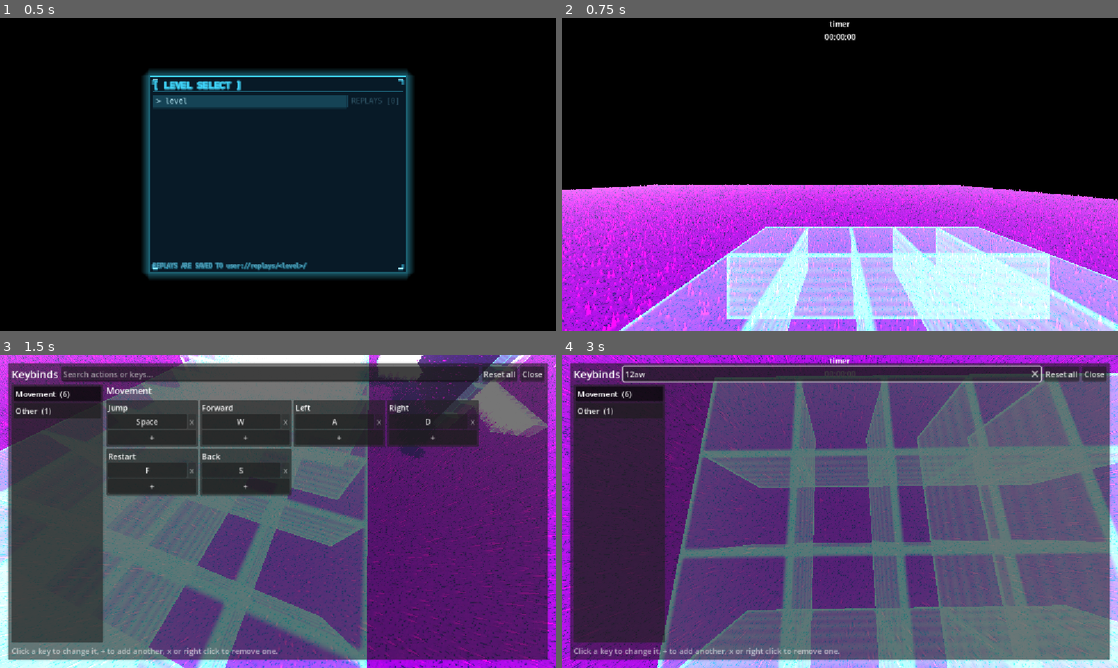
Above: before the commit, frames 1-4 (two rows, left to right).
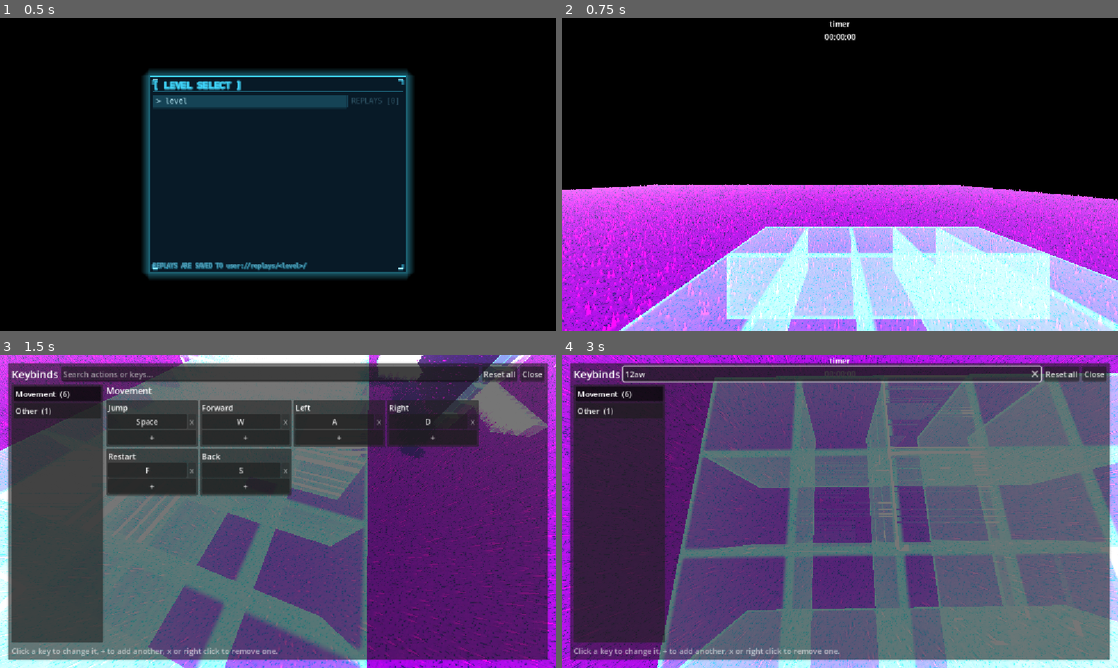
Above: after the commit, the same moments.

Repository: rsa17826/srtest
Game: Godot game, scene res://scenes/level-select/level-select.tscn
The game is run twice, just before and just after one commit, with the same random seed, the same clock (stepped at 60 frames per second) and the same inputs.
Inputs (mouse positions are in pixels of both pictures, inside the frame that each line leads up to):
- Up to frame 1 (0.5 s): no input
- Up to frame 2 (0.75 s): click "> level" at 0.5 s
- Up to frame 3 (1.5 s): tap Enter (ui_accept) at 1.25 s; move the mouse to (400, 495) at 1.27 s; hold D (right) from 1.28 s (still down); tap ` (show_keybinds) at 1.35 s; click (400, 495) at 1.42 s
- Up to frame 4 (3 s): tap Space (jump) at 1.52 s; release D (right) at 2 s; click (834, 373) at 2.02 s; type "12" at 2.1 s; tap A (left) at 2.75 s; move the mouse to (812, 511) at 2.77 s; hold W (forward) from 2.78 s (still down); tap Ctrl at 2.85 s

Frame 1 is identical in both runs. In frame 2, 12% of the frame differs, in the area x 11-100%, y 67-100%; in frame 3, 1.3%; in frame 4, 2.1%.

Commit message:
NO MESSAGE SET

Diff:
--- /dev/null
+++ b/gridmap/speed zone/main.tscn
@@ -0,0 +1,40 @@
+[gd_scene format=3 uid="uid://dm0etmn5y46wf"]
+
+[ext_resource type="Shader" uid="uid://bpnhxqtcofqqf" path="res://shaders/spiky-floor.gdshader" id="1_m7ut7"]
+
+[sub_resource type="ShaderMaterial" id="ShaderMaterial_m712a"]
+render_priority = 0
+shader = ExtResource("1_m7ut7")
+shader_parameter/base_color = Color(0.3705979, 0.0003571783, 0.4499616, 1)
+shader_parameter/glow_color = Color(0.22824928, 8.700837e-05, 0.26187387, 1)
+shader_parameter/rim_power = 4.0
+shader_parameter/rim_strength = 0.3
+shader_parameter/tip_glow = 100.0
+shader_parameter/spike_density = 9.58
+shader_parameter/spike_width = 0.265
+shader_parameter/spike_height = 0.98
+shader_parameter/spike_sharpness = 5.095
+shader_parameter/jitter = 0.8
+shader_parameter/height_variation = 1.0
+shader_parameter/pulse_speed = 8.0
+shader_parameter/pulse_amount = 0.10000000475
+
+[sub_resource type="BoxMesh" id="BoxMesh_5rmfp"]
+material = SubResource("ShaderMaterial_m712a")
+subdivide_width = 48
+subdivide_height = 48
+subdivide_depth = 48
+
+[sub_resource type="BoxShape3D" id="BoxShape3D_3vsbx"]
+
+[node name="spiky floor" type="Node3D" unique_id=818926986]
+
+[node name="MeshInstance3D" type="MeshInstance3D" parent="." unique_id=1224317292]
+mesh = SubResource("BoxMesh_5rmfp")
+metadata/_edit_lock_ = true
+
+[node name="StaticBody3D2" type="StaticBody3D" parent="MeshInstance3D" unique_id=1296955096]
+
+[node name="CollisionShape3D" type="CollisionShape3D" parent="MeshInstance3D/StaticBody3D2" unique_id=151750376]
+shape = SubResource("BoxShape3D_3vsbx")
+metadata/_edit_lock_ = true
--- a/shaders/hologram.gdshader
+++ b/shaders/hologram.gdshader
@@ -25,10 +25,19 @@
 
 group_uniforms instability;
 uniform float flicker : hint_range(0.0, 1.0) = 0.12;
-uniform float glitch : hint_range(0.0, 0.2) = 0.04;       // sideways tear when the band passes
+
+group_uniforms glitch;
+uniform float glitch_rate = 6.0;                          // glitch checks per second
+uniform float glitch_chance : hint_range(0.0, 1.0) = 0.25; // chance a block glitches on a check
+uniform float glitch_rows = 24.0;                         // glitch rows per world unit of height
+uniform float glitch_row_chance : hint_range(0.0, 1.0) = 0.3; // share of rows that slide while glitching
+uniform float glitch_shift : hint_range(0.0, 0.5) = 0.18; // max sideways slide, in block units
+uniform float glitch_split : hint_range(0.0, 0.1) = 0.02; // horizontal colour fringe on slid rows
 
 varying vec3 lpos;
+varying vec3 lnrm;
 varying vec3 wpos;
+varying float g; // 1 at the start of a block's glitch burst, decaying to 0
 
 float hash(float n) {
   return fract(sin(n * 127.1) * 43758.5453);
@@ -40,37 +49,60 @@
 
 void vertex() {
   lpos = VERTEX;
-  vec3 w = (MODEL_MATRIX * vec4(VERTEX, 1.0)).xyz;
-  wpos = w;
-  // tear: vertices inside the sweep band slide sideways in a hash-based direction
-  float b = band_at(w.y);
-  float in_band = smoothstep(0.0, 0.03, b) * (1.0 - smoothstep(0.03, 0.06, b));
-  float tick = floor(TIME * 12.0);
-  VERTEX.x += (hash(tick) - 0.5) * 2.0 * glitch * in_band;
+  lnrm = NORMAL;
+  vec3 origin = MODEL_MATRIX[3].xyz; // same for every vertex of this block
+  float tick = floor(TIME * glitch_rate);
+  float id = dot(floor(origin), vec3(1.0, 57.0, 113.0));
+  float fire = step(1.0 - glitch_chance, hash(tick + id));
+  g = fire * pow(1.0 - fract(TIME * glitch_rate), 3.0);
+  wpos = (MODEL_MATRIX * vec4(VERTEX, 1.0)).xyz;
+}
+
+// edges + scanlines + sweep, evaluated at a (possibly displaced) position
+float pattern(vec3 lp, vec3 wp) {
+  vec3 n = smoothstep(half_size - edge_width, half_size, abs(lp));
+  float edge = clamp(n.x * n.y + n.y * n.z + n.x * n.z, 0.0, 1.0);
+
+  float scan = 0.5 + 0.5 * sin(wp.y * scan_density * 6.2831853 / 6.0 - TIME * scan_speed * 6.2831853);
+  scan = mix(1.0, scan, scan_strength);
+  float b = band_at(wp.y);
+  float sweep = smoothstep(0.0, 0.02, b) * pow(1.0 - b, 6.0) * sweep_strength;
+
+  return (edge * edge_strength + sweep) * scan;
 }
 
 void fragment() {
-  // fresnel rim
   float fres = pow(1.0 - clamp(dot(normalize(NORMAL), normalize(VIEW)), 0.0, 1.0), rim_power);
 
-  // cube edges: bright where two faces' borders meet
-  vec3 n = smoothstep(half_size - edge_width, half_size, abs(lpos));
-  float edge = clamp(n.x * n.y + n.y * n.z + n.x * n.z, 0.0, 1.0);
+  // glitch: some horizontal rows of this face slide sideways, along the face (never in/out)
+  float tick = floor(TIME * glitch_rate);
+  float row = floor(wpos.y * glitch_rows);
+  float slides = step(0.02, g) * step(1.0 - glitch_row_chance, hash(row * 3.7 + tick * 17.0 + dot(floor(MODEL_MATRIX[3].xyz), vec3(1.0, 57.0, 113.0))));
+  float amount = (hash(row + tick * 31.0) - 0.5) * 2.0 * glitch_shift * slides;
 
-  // scanlines + travelling sweep band (world space)
-  float scan = 0.5 + 0.5 * sin(wpos.y * scan_density * 6.2831853 / 6.0 - TIME * scan_speed * 6.2831853);
-  scan = mix(1.0, scan, scan_strength);
-  float b = band_at(wpos.y);
-  float sweep = smoothstep(0.0, 0.02, b) * pow(1.0 - b, 6.0) * sweep_strength;
+  vec3 nrm = normalize(lnrm);
+  vec3 tang = cross(vec3(0.0, 1.0, 0.0), nrm);
+  tang = length(tang) < 0.01 ? vec3(1.0, 0.0, 0.0) : normalize(tang); // top / bottom faces
 
-  // flicker: fast low-amplitude noise plus an occasional brief dip
-  float tick = floor(TIME * 30.0);
-  float f = 1.0 - flicker * hash(tick);
+  // slide along the tangent and wrap inside the block so lines don't run off the face
+  float along = dot(lpos, tang);
+  float moved = mod(along + amount + half_size, 2.0 * half_size) - half_size;
+  vec3 lp = lpos + tang * (moved - along);
+
+  float p0 = pattern(lp, wpos);
+  float p1 = pattern(lp + tang * glitch_split, wpos); // colour fringe, sideways only
+  float p2 = pattern(lp - tang * glitch_split, wpos);
+  float fringe = slides;
+
+  float f = 1.0 - flicker * hash(floor(TIME * 30.0));
   f *= 1.0 - 0.5 * step(0.985, hash(floor(TIME * 6.0) + 7.0));
 
-  float glow = base_alpha + fres * rim_strength + edge * edge_strength + sweep;
-  glow *= scan * f * intensity;
+  float body = base_alpha + fres * rim_strength;
+  vec3 glow = color.rgb * (body + p0)
+    + vec3(1.0, 0.3, 0.6) * p1 * fringe * 0.5
+    + vec3(0.4, 0.6, 1.0) * p2 * fringe * 0.5;
+  glow *= 1.0 + slides * 0.5; // slid rows are a bit brighter
 
-  ALBEDO = color.rgb * glow;
-  ALPHA = 1.0; // blend_add: brightness carries the effect
+  ALBEDO = glow * f * intensity;
+  ALPHA = 1.0;
 }
